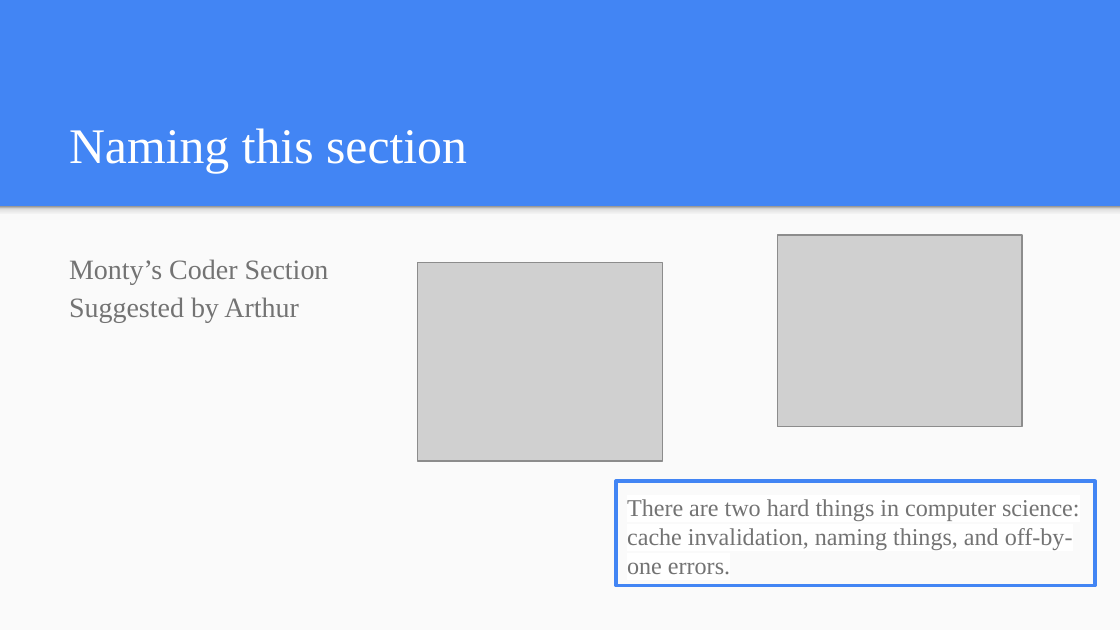
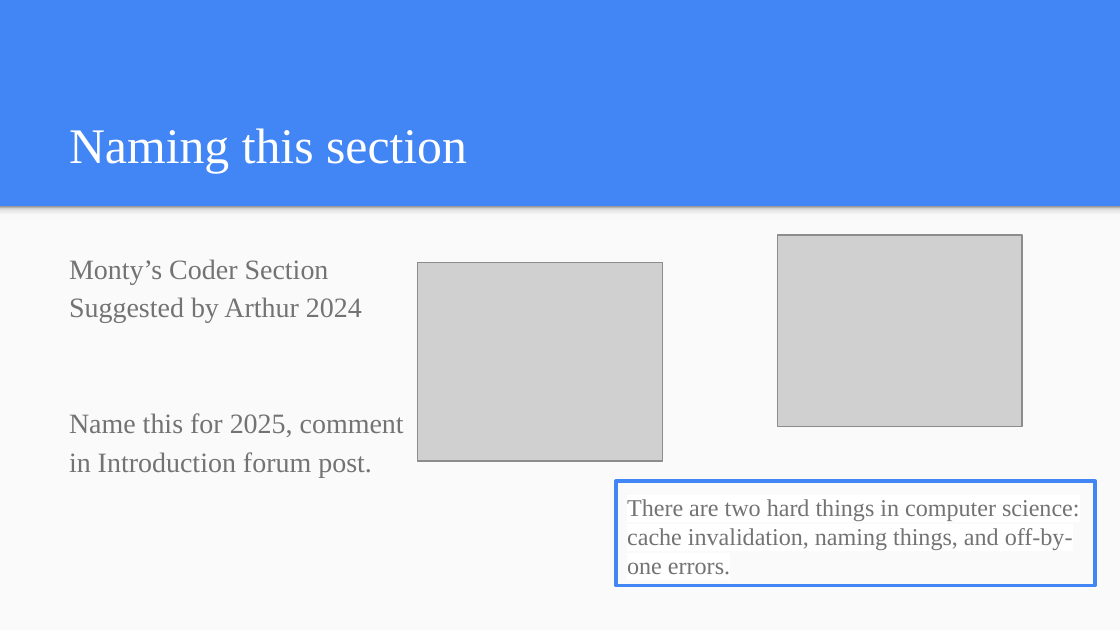
Before and after one commit to mkrdip/codeinplace-2024, a slide deck: slide 9 of week1/week1-lecture.pptx. Drawn at 1120x630 pixels with LibreOffice and Linux fonts; fonts in the diff are those of the drawing; grey boxes stand for pictures. Boxes give left, top, right and bottom in pixels: in the first picture for what was removed or moved away, otherwise in the second. Text is boxed around its words. In the diff, an @@ line names an element or a change of style, - is before the commit and + after.

```diff
--- a/week1/week1-lecture.pptx
+++ b/week1/week1-lecture.pptx
@@ text at (69, 297, 404, 477): text changed @@
-Suggested by Arthur
+Suggested by Arthur 2024
+Name this for 2025, comment
+in Introduction forum post.
```
